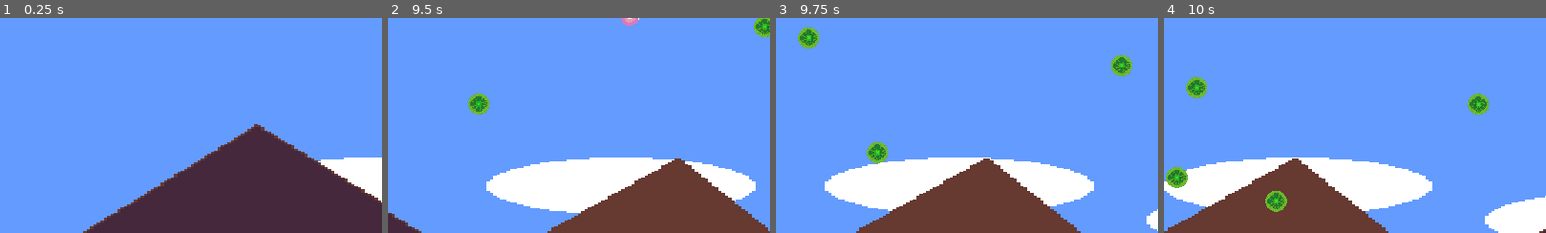
Above: before the commit, frames 1-4 (left to right).
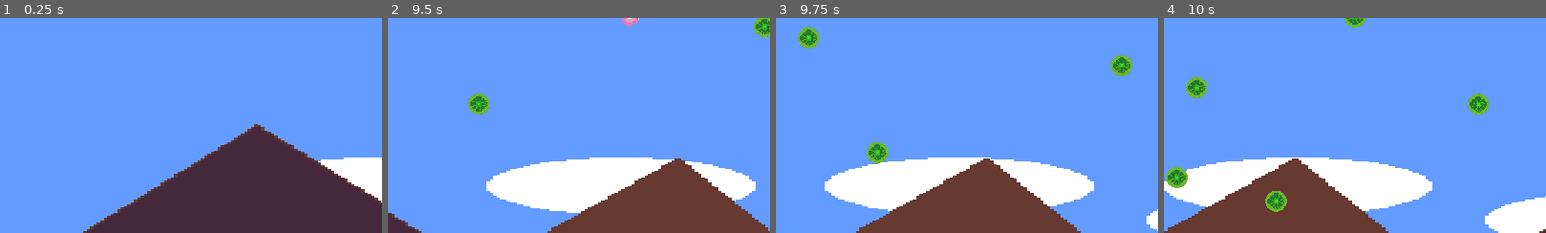
Above: after the commit, the same moments.

Repository: Altered-Dimension-Studios/salil-gerth-shooting
Game: Godot game, scene res://entities/car/world.tscn
The game is run twice, just before and just after one commit, with the same random seed, the same clock (stepped at 60 frames per second) and the same inputs. The engine's default icon, where the game draws it, is replaced by a stand-in: a white triangle on a blue panel in a dark square.
Inputs (mouse positions are % of the whole screen's width and height, from its top left):
- Up to frame 1 (0.25 s): no input
- Up to frame 2 (9.5 s): move the mouse to (72, 45) at 0.52 s; press the mouse at (72, 45) at 0.53 s; hold D (move_right) 0.53-1.28 s; move the mouse to (30, 55) at 1.27 s; release the mouse at (30, 55) at 1.28 s; hold A (move_left) 1.28-2.03 s; click (30, 55) at 1.35 s; move the mouse to (60, 28) at 2.02 s; press the mouse at (60, 28) at 2.03 s; hold D (move_right) 2.03-3.53 s; move the mouse to (45, 70) at 2.77 s; release the mouse at (45, 70) at 2.78 s; click (45, 70) at 2.85 s; move the mouse to (80, 65) at 3.52 s; press the mouse at (80, 65) at 3.53 s; hold A (move_left) 3.53-5.78 s; move the mouse to (20, 35) at 4.27 s; release the mouse at (20, 35) at 4.28 s; click (20, 35) at 4.35 s; move the mouse to (55, 50) at 5.02 s; press the mouse at (55, 50) at 5.03 s; move the mouse to (35, 25) at 5.77 s; release the mouse at (35, 25) at 5.78 s; hold D (move_right) 5.78-8.03 s; click (35, 25) at 5.85 s; move the mouse to (72, 45) at 6.52 s; press the mouse at (72, 45) at 6.53 s; move the mouse to (30, 55) at 7.27 s; release the mouse at (30, 55) at 7.28 s; click (30, 55) at 7.35 s; move the mouse to (60, 28) at 8.02 s; press the mouse at (60, 28) at 8.03 s; hold A (move_left) from 8.03 s (still down); move the mouse to (45, 70) at 8.77 s; release the mouse at (45, 70) at 8.78 s; click (45, 70) at 8.85 s
- Up to frame 3 (9.75 s): move the mouse to (80, 65) at 9.52 s; release A (move_left) at 9.53 s; press the mouse at (80, 65) at 9.53 s; hold D (move_right) from 9.53 s (still down)
- Up to frame 4 (10 s): keep holding D (move_right)
The pictures show only the part of the screen within x 35-85%, y 0-50%; the shares and areas given below are measured in that part.

Frames 1-3 are identical in both runs. In frame 4, 0.2% of the frame differs, in the area x 47-53%, y 0-5%.

Commit message:
Destroy out of screen bullets to avoid funny memory leak

Diff:
--- a/entities/bullet/bullet.gd
+++ b/entities/bullet/bullet.gd
@@ -18,3 +18,7 @@
 
 func _on_area_entered(area: Area2D) -> void:
 	queue_free()
+
+
+func _on_visible_on_screen_notifier_2d_screen_exited() -> void:
+	queue_free()
--- a/entities/bullet/bullet.tscn
+++ b/entities/bullet/bullet.tscn
@@ -105,4 +105,7 @@
 position = Vector2(-4.37114e-08, 0)
 shape = SubResource("RectangleShape2D_hvynp")
 
+[node name="VisibleOnScreenNotifier2D" type="VisibleOnScreenNotifier2D" parent="."]
+
 [connection signal="area_entered" from="." to="." method="_on_area_entered"]
+[connection signal="screen_exited" from="VisibleOnScreenNotifier2D" to="." method="_on_visible_on_screen_notifier_2d_screen_exited"]
--- a/entities/enemy-spawner/enemy-spawner.tscn
+++ /dev/null
@@ -1,5 +0,0 @@
-[gd_scene format=3 uid="uid://bwo5li4y3qyii"]
-
-[node name="Enemy-spawner" type="Node2D"]
-
-[node name="Sprite2D" type="Sprite2D" parent="."]
--- a/entities/kamikaze-enemy/kamikaze-enemy.tscn
+++ b/entities/kamikaze-enemy/kamikaze-enemy.tscn
@@ -32,5 +32,8 @@
 [node name="AttackTimer" type="Timer" parent="."]
 one_shot = true
 
+[node name="VisibleOnScreenNotifier2D" type="VisibleOnScreenNotifier2D" parent="."]
+
 [connection signal="area_entered" from="." to="." method="_on_area_entered"]
 [connection signal="timeout" from="AttackTimer" to="." method="_on_attack_timer_timeout"]
+[connection signal="screen_exited" from="VisibleOnScreenNotifier2D" to="." method="_on_visible_on_screen_notifier_2d_screen_exited"]
--- a/entities/kamikaze-enemy/kamikaze_enemy.gd
+++ b/entities/kamikaze-enemy/kamikaze_enemy.gd
@@ -34,3 +34,7 @@
 	path_to_player_car = (World.get_car_position() - global_position).normalized()
 	await get_tree().create_timer(0.1).timeout
 	charged_up = true
+
+
+func _on_visible_on_screen_notifier_2d_screen_exited() -> void:
+	queue_free()
